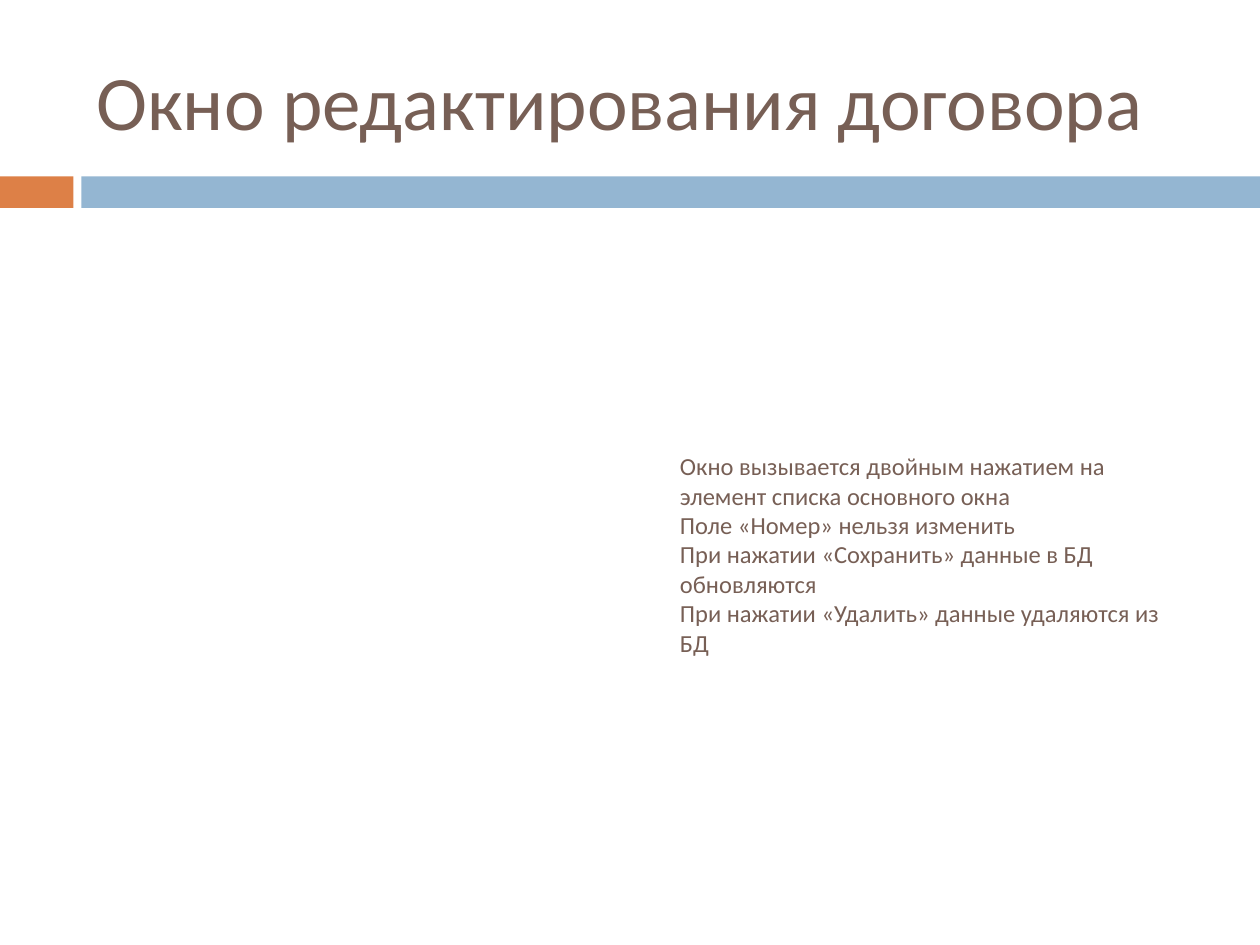
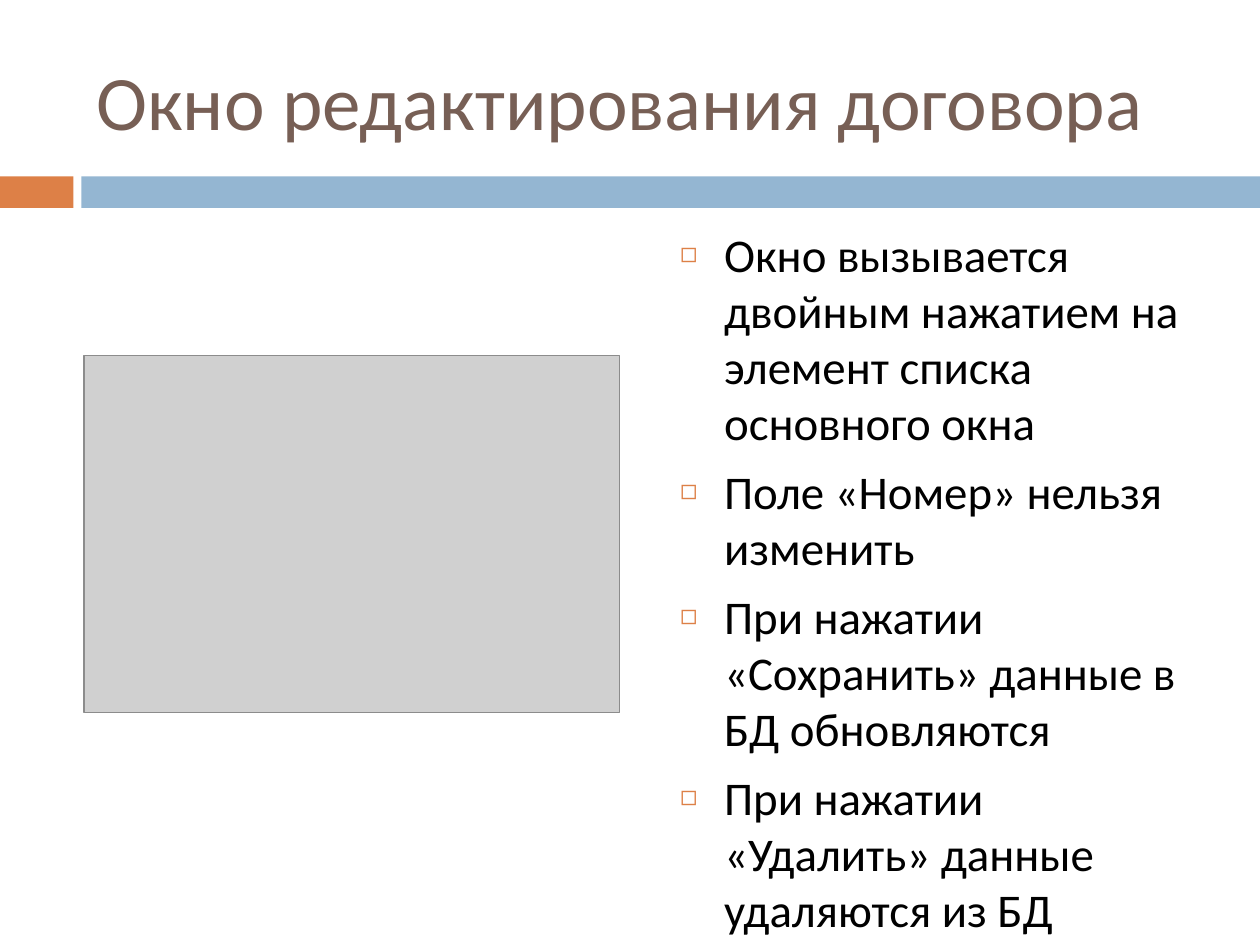
Before and after one commit to Datel777/DIPLOM, a slide deck: slide 9 of Презентация.pptx. Drawn at 1260x945 pixels with LibreOffice and Linux fonts; fonts in the diff are those of the drawing; grey boxes stand for pictures. Boxes give left, top, right and bottom in pixels: in the first picture for what was removed or moved away, otherwise in the second. Text is boxed around its words. In the diff, an @@ line names an element or a change of style, - is before the commit and + after.

```diff
--- a/Презентация.pptx
+++ b/Презентация.pptx
@@ text "Окно вызывается двойным нажатием на ..." at [724,241,1178,935]: size 14 to 26.8 pt, text colour #775F55 to #000000; bullet none to ◻; more space between paragraphs; vertical alignment middle to top @@
@@ picture added at [84,355,620,712] @@
```
Also in this commit, not shown: 8 other slides changed, 1 other file.
